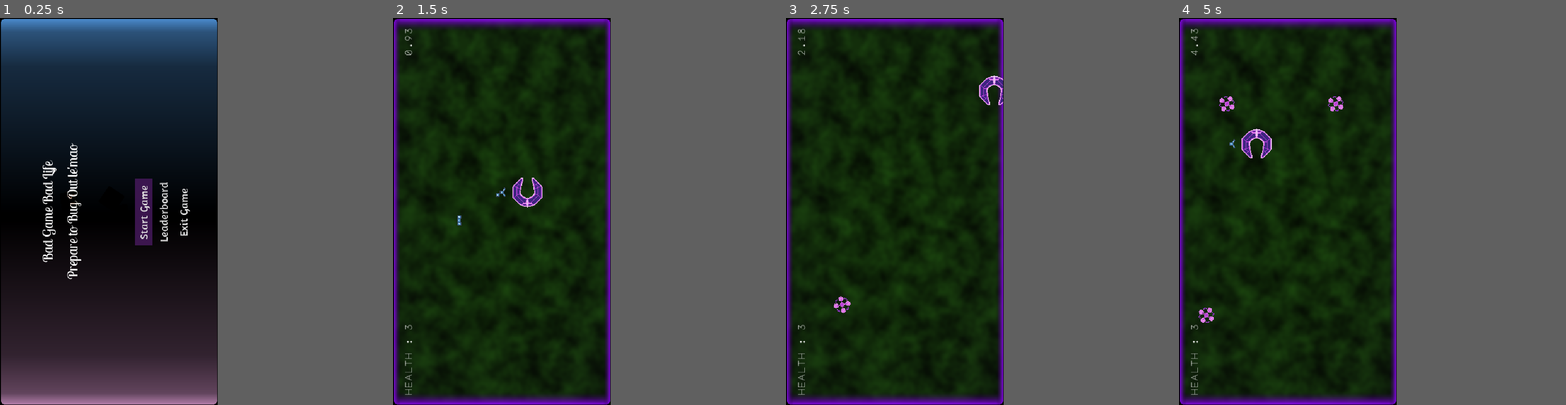
Above: before the commit, frames 1-4 (left to right).
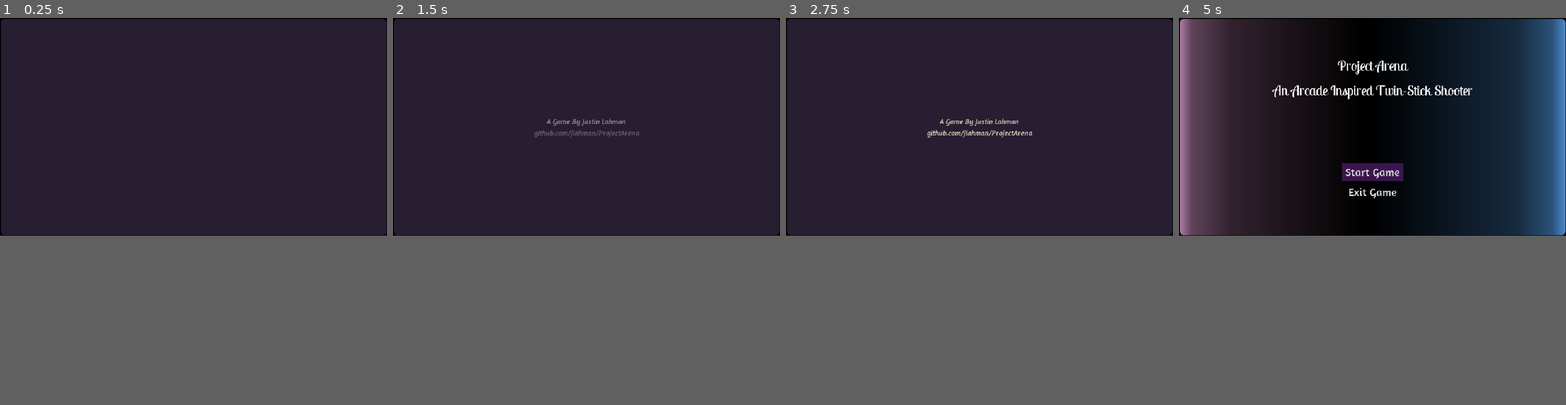
Above: after the commit, the same moments.

Repository: jlahman/ProjectArena
Game: Godot game, scene res://Game.tscn
Same seed, same stepped clock (60 frames per second), same inputs: the game is played once before the commit and once after it. The engine's default icon, where the game draws it, is replaced by a stand-in: a white triangle on a blue panel in a dark square.
Inputs (mouse positions are in pixels of both pictures, inside the frame that each line leads up to):
- Up to frame 1 (0.25 s): no input
- Up to frame 2 (1.5 s): click (536, 211) at 0.5 s, where only the run before the commit has a clickable "Start Game"; hold D (move_right) from 1.28 s (still down); hold Space (ability_shoot) from 1.28 s (still down)
- Up to frame 3 (2.75 s): release D (move_right) at 2.03 s; release Space (ability_shoot) at 2.03 s; hold S (move_down) from 2.03 s (still down); tap Down (look_down) at 2.1 s
- Up to frame 4 (5 s): release S (move_down) at 2.78 s; hold D (move_right) 2.78-3.53 s; hold Left (look_left) 2.78-3.53 s; hold W (move_up) 3.53-4.28 s; tap Right (look_right) at 3.6 s; hold A (move_left) from 4.28 s (still down); hold Up (look_up) from 4.28 s (still down)
In our replay, the window is 450x800 before the commit and 800x450 after it. These sizes can differ from the game's own. Grey fills any space a smaller window leaves; there, only what the larger window draws over its background counts as a difference.

The runs differ from the first frame. In frame 1, 34% of the frame differs, in the area x 0-100%, y 0-100%; in frame 2, 33%; in frame 3, 33%; in frame 4, 40%.

Commit message:
Updated Text, Removed debug statements

Diff:
--- a/Game.gd
+++ b/Game.gd
@@ -29,7 +29,6 @@
 func _on_timer_timeout():
 	timer.disconnect("timeout", self, "_on_timer_timeout")
 	timer.queue_free()
-	print("asjdkf")
 #	current_scene.start()
 
 func change_scene(scene_path):
--- a/Game.tscn
+++ b/Game.tscn
@@ -1,6 +1,6 @@
 [gd_scene load_steps=6 format=2]
 
-[ext_resource path="res://GameScreens/MainMenuScreen/MainMenuScreen.tscn" type="PackedScene" id=1]
+[ext_resource path="res://GameScreens/IntroScreen/IntroScreen.tscn" type="PackedScene" id=1]
 [ext_resource path="res://corners_mask.png" type="Texture" id=2]
 [ext_resource path="res://SceneChanger.gd" type="Script" id=3]
 [ext_resource path="res://Game.gd" type="Script" id=4]
@@ -12,7 +12,6 @@
 [node name="Game" type="Node"]
 script = ExtResource( 4 )
 default_screen = ExtResource( 1 )
-rotate_screen = true
 
 [node name="SceneChanger" type="Node" parent="."]
 script = ExtResource( 3 )
--- a/GameScreens/IntroScreen/IntroScreen.tscn
+++ b/GameScreens/IntroScreen/IntroScreen.tscn
@@ -61,7 +61,7 @@
 margin_right = 640.0
 margin_bottom = 178.0
 custom_fonts/font = SubResource( 2 )
-text = "A Game By Keilith Lakeson"
+text = "A Game By Justin Lahman"
 align = 1
 valign = 1
 
@@ -71,7 +71,7 @@
 margin_right = 640.0
 margin_bottom = 197.0
 custom_fonts/font = SubResource( 2 )
-text = "github.com/keilith-l"
+text = "github.com/jlahman/ProjectArena"
 align = 1
 valign = 1
 
--- a/GameScreens/MainMenuScreen/MainMenuScreen.tscn
+++ b/GameScreens/MainMenuScreen/MainMenuScreen.tscn
@@ -2,7 +2,7 @@
 
 [ext_resource path="res://GameScreens/MainMenuScreen/button_font.tres" type="DynamicFont" id=1]
 [ext_resource path="res://GameScreens/MainMenuScreen/new_dynamicfont.tres" type="DynamicFont" id=2]
-[ext_resource path="res://icon.png" type="Texture" id=3]
+[ext_resource path="res://Enemies/FloatyBoy/floattyboi.png" type="Texture" id=3]
 [ext_resource path="res://GameScreens/MainMenuScreen/Menu.gd" type="Script" id=4]
 
 [sub_resource type="Gradient" id=1]
@@ -110,7 +110,7 @@
 margin_right = 640.0
 margin_bottom = 93.0
 custom_fonts/font = ExtResource( 2 )
-text = "Bad Game Bad Life"
+text = "Project Arena"
 align = 1
 valign = 1
 
@@ -127,14 +127,14 @@
 margin_right = 640.0
 margin_bottom = 37.0
 custom_fonts/font = ExtResource( 2 )
-text = "Prepare to Bug Out le'mao"
+text = "An Arcade Inspired Twin-Stick Shooter"
 align = 1
 valign = 1
 
 [node name="Menu" type="VBoxContainer" parent="Content/VBoxContainer"]
-margin_left = 264.0
+margin_left = 269.0
 margin_top = 182.0
-margin_right = 375.0
+margin_right = 371.0
 margin_bottom = 360.0
 size_flags_horizontal = 4
 size_flags_vertical = 3
@@ -142,17 +142,17 @@
 script = ExtResource( 4 )
 
 [node name="StartMenuItem" type="MarginContainer" parent="Content/VBoxContainer/Menu"]
-margin_top = 41.0
-margin_right = 111.0
-margin_bottom = 70.0
+margin_top = 58.0
+margin_right = 102.0
+margin_bottom = 87.0
 
 [node name="ColorRect" type="ColorRect" parent="Content/VBoxContainer/Menu/StartMenuItem"]
-margin_right = 111.0
+margin_right = 102.0
 margin_bottom = 29.0
 color = Color( 0.270588, 0.0980392, 0.356863, 0.85098 )
 
 [node name="Button" type="Button" parent="Content/VBoxContainer/Menu/StartMenuItem"]
-margin_right = 111.0
+margin_right = 102.0
 margin_bottom = 29.0
 size_flags_horizontal = 3
 size_flags_vertical = 3
@@ -162,6 +162,7 @@
 flat = true
 
 [node name="LeaderboardMenuItem" type="MarginContainer" parent="Content/VBoxContainer/Menu"]
+visible = false
 margin_top = 74.0
 margin_right = 111.0
 margin_bottom = 103.0
@@ -180,18 +181,18 @@
 flat = true
 
 [node name="ExitMenuItem" type="MarginContainer" parent="Content/VBoxContainer/Menu"]
-margin_top = 107.0
-margin_right = 111.0
-margin_bottom = 136.0
+margin_top = 91.0
+margin_right = 102.0
+margin_bottom = 120.0
 
 [node name="ColorRect" type="ColorRect" parent="Content/VBoxContainer/Menu/ExitMenuItem"]
 visible = false
-margin_right = 111.0
+margin_right = 102.0
 margin_bottom = 29.0
 color = Color( 0.270588, 0.0980392, 0.356863, 0.85098 )
 
 [node name="Button" type="Button" parent="Content/VBoxContainer/Menu/ExitMenuItem"]
-margin_right = 111.0
+margin_right = 102.0
 margin_bottom = 29.0
 custom_fonts/font = ExtResource( 1 )
 shortcut = SubResource( 8 )
--- a/Levels/Level0/WaveController.gd
+++ b/Levels/Level0/WaveController.gd
@@ -76,5 +76,5 @@
 	index = (index + 1) % spawn_list.size()
 	timer.one_shot = true
 	timer.wait_time = abs(spawn_list[index][0] - last_time)
-	print(String(timer.wait_time))
+	#print(String(timer.wait_time))
 	timer.start()
--- a/project.godot
+++ b/project.godot
@@ -10,15 +10,15 @@
 
 [application]
 
-config/name="badgame01"
+config/name="Project Arena"
 run/main_scene="res://Game.tscn"
 boot_splash/bg_color=Color( 0.12549, 0.145098, 0.192157, 1 )
 config/icon="res://icon.png"
 
 [display]
 
-window/size/width=360
-window/size/height=640
+window/size/width=640
+window/size/height=360
 window/size/test_width=1280
 window/size/test_height=720
 window/stretch/mode="viewport"
@@ -28,55 +28,55 @@
 
 move_left={
 "deadzone": 0.5,
-"events": [ Object(InputEventKey,"resource_local_to_scene":false,"resource_name":"","device":0,"alt":false,"shift":false,"control":false,"meta":false,"command":false,"pressed":false,"scancode":65,"unicode":0,"echo":false,"script":null)
+"events": [ Object(InputEventKey,"resource_local_to_scene":false,"resource_name":"","device":0,"alt":false,"shift":false,"control":false,"meta":false,"command":false,"pressed":false,"scancode":65,"physical_scancode":0,"unicode":0,"echo":false,"script":null)
 , Object(InputEventJoypadMotion,"resource_local_to_scene":false,"resource_name":"","device":0,"axis":0,"axis_value":-1.0,"script":null)
  ]
 }
 move_right={
 "deadzone": 0.5,
-"events": [ Object(InputEventKey,"resource_local_to_scene":false,"resource_name":"","device":0,"alt":false,"shift":false,"control":false,"meta":false,"command":false,"pressed":false,"scancode":68,"unicode":0,"echo":false,"script":null)
+"events": [ Object(InputEventKey,"resource_local_to_scene":false,"resource_name":"","device":0,"alt":false,"shift":false,"control":false,"meta":false,"command":false,"pressed":false,"scancode":68,"physical_scancode":0,"unicode":0,"echo":false,"script":null)
 , Object(InputEventJoypadMotion,"resource_local_to_scene":false,"resource_name":"","device":0,"axis":0,"axis_value":1.0,"script":null)
  ]
 }
 move_up={
 "deadzone": 0.5,
-"events": [ Object(InputEventKey,"resource_local_to_scene":false,"resource_name":"","device":0,"alt":false,"shift":false,"control":false,"meta":false,"command":false,"pressed":false,"scancode":87,"unicode":0,"echo":false,"script":null)
+"events": [ Object(InputEventKey,"resource_local_to_scene":false,"resource_name":"","device":0,"alt":false,"shift":false,"control":false,"meta":false,"command":false,"pressed":false,"scancode":87,"physical_scancode":0,"unicode":0,"echo":false,"script":null)
 , Object(InputEventJoypadMotion,"resource_local_to_scene":false,"resource_name":"","device":0,"axis":1,"axis_value":-1.0,"script":null)
  ]
 }
 move_down={
 "deadzone": 0.5,
-"events": [ Object(InputEventKey,"resource_local_to_scene":false,"resource_name":"","device":0,"alt":false,"shift":false,"control":false,"meta":false,"command":false,"pressed":false,"scancode":83,"unicode":0,"echo":false,"script":null)
+"events": [ Object(InputEventKey,"resource_local_to_scene":false,"resource_name":"","device":0,"alt":false,"shift":false,"control":false,"meta":false,"command":false,"pressed":false,"scancode":83,"physical_scancode":0,"unicode":0,"echo":false,"script":null)
 , Object(InputEventJoypadMotion,"resource_local_to_scene":false,"resource_name":"","device":0,"axis":1,"axis_value":1.0,"script":null)
  ]
 }
 look_left={
 "deadzone": 0.1,
-"events": [ Object(InputEventKey,"resource_local_to_scene":false,"resource_name":"","device":0,"alt":false,"shift":false,"control":false,"meta":false,"command":false,"pressed":false,"scancode":16777231,"unicode":0,"echo":false,"script":null)
+"events": [ Object(InputEventKey,"resource_local_to_scene":false,"resource_name":"","device":0,"alt":false,"shift":false,"control":false,"meta":false,"command":false,"pressed":false,"scancode":16777231,"physical_scancode":0,"unicode":0,"echo":false,"script":null)
 , Object(InputEventJoypadMotion,"resource_local_to_scene":false,"resource_name":"","device":0,"axis":2,"axis_value":-1.0,"script":null)
  ]
 }
 look_right={
 "deadzone": 0.1,
-"events": [ Object(InputEventKey,"resource_local_to_scene":false,"resource_name":"","device":0,"alt":false,"shift":false,"control":false,"meta":false,"command":false,"pressed":false,"scancode":16777233,"unicode":0,"echo":false,"script":null)
+"events": [ Object(InputEventKey,"resource_local_to_scene":false,"resource_name":"","device":0,"alt":false,"shift":false,"control":false,"meta":false,"command":false,"pressed":false,"scancode":16777233,"physical_scancode":0,"unicode":0,"echo":false,"script":null)
 , Object(InputEventJoypadMotion,"resource_local_to_scene":false,"resource_name":"","device":0,"axis":2,"axis_value":1.0,"script":null)
  ]
 }
 look_up={
 "deadzone": 0.1,
-"events": [ Object(InputEventKey,"resource_local_to_scene":false,"resource_name":"","device":0,"alt":false,"shift":false,"control":false,"meta":false,"command":false,"pressed":false,"scancode":16777232,"unicode":0,"echo":false,"script":null)
+"events": [ Object(InputEventKey,"resource_local_to_scene":false,"resource_name":"","device":0,"alt":false,"shift":false,"control":false,"meta":false,"command":false,"pressed":false,"scancode":16777232,"physical_scancode":0,"unicode":0,"echo":false,"script":null)
 , Object(InputEventJoypadMotion,"resource_local_to_scene":false,"resource_name":"","device":0,"axis":3,"axis_value":-1.0,"script":null)
  ]
 }
 look_down={
 "deadzone": 0.1,
-"events": [ Object(InputEventKey,"resource_local_to_scene":false,"resource_name":"","device":0,"alt":false,"shift":false,"control":false,"meta":false,"command":false,"pressed":false,"scancode":16777234,"unicode":0,"echo":false,"script":null)
+"events": [ Object(InputEventKey,"resource_local_to_scene":false,"resource_name":"","device":0,"alt":false,"shift":false,"control":false,"meta":false,"command":false,"pressed":false,"scancode":16777234,"physical_scancode":0,"unicode":0,"echo":false,"script":null)
 , Object(InputEventJoypadMotion,"resource_local_to_scene":false,"resource_name":"","device":0,"axis":3,"axis_value":1.0,"script":null)
  ]
 }
 ability_shoot={
 "deadzone": 0.5,
-"events": [ Object(InputEventKey,"resource_local_to_scene":false,"resource_name":"","device":0,"alt":false,"shift":false,"control":false,"meta":false,"command":false,"pressed":false,"scancode":32,"unicode":0,"echo":false,"script":null)
+"events": [ Object(InputEventKey,"resource_local_to_scene":false,"resource_name":"","device":0,"alt":false,"shift":false,"control":false,"meta":false,"command":false,"pressed":false,"scancode":32,"physical_scancode":0,"unicode":0,"echo":false,"script":null)
 , Object(InputEventJoypadButton,"resource_local_to_scene":false,"resource_name":"","device":0,"button_index":5,"pressure":0.0,"pressed":false,"script":null)
  ]
 }
